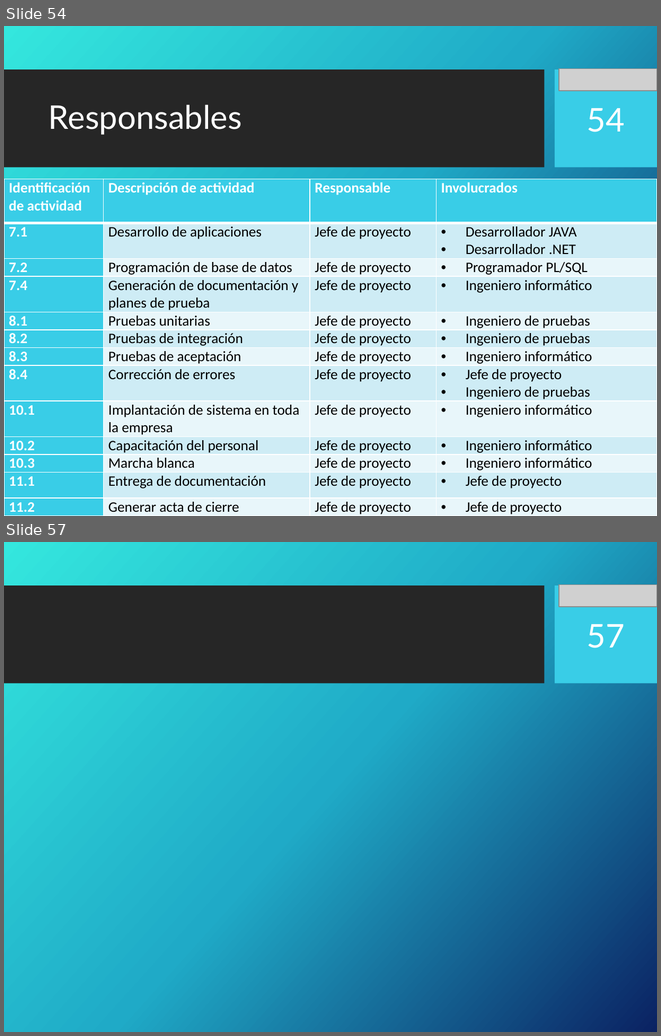
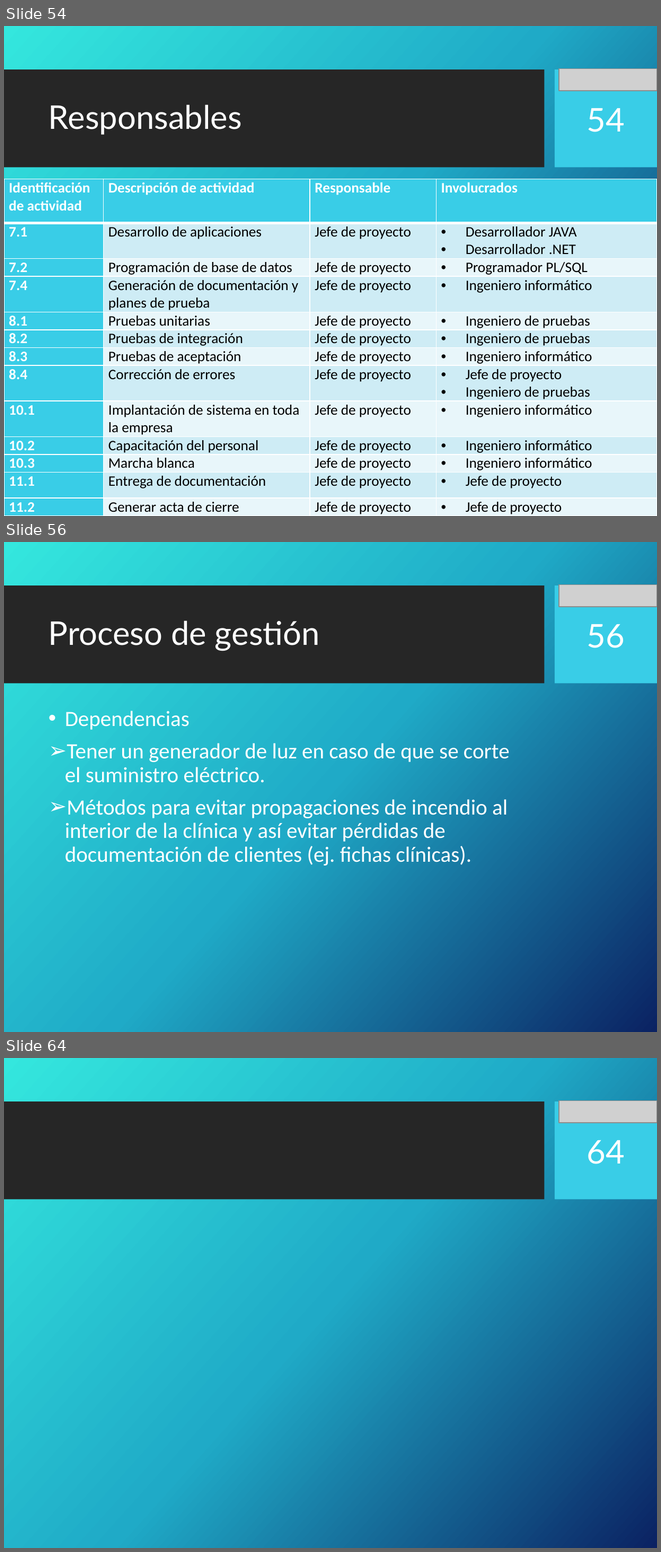
Before and after one commit to portafolio2016/hipocrates, a slide deck: docs/plan-de-proyecto/ppt-iteracion1.pptx. Shown one above the other, each under a label of ours: slides 54 and 57 before the commit, slides 54, 56 and 64 after it; the slides between them are not shown. The pictures are 661x1036 and 661x1552 pixels, drawn with LibreOffice and Linux fonts; fonts in the diff are those of the drawing; grey boxes stand for pictures; background and template pictures are left out. Boxes give left, top, right and bottom in pixels: in the first picture for what was removed or moved away, otherwise in the second. Text is boxed around its words. In the diff, an @@ line names an element or a change of style, - is before the commit and + after.

Commit message:
Agregado procesos de gestion  y gestion de riesgos

```diff
--- a/docs/plan-de-proyecto/ppt-iteracion1.pptx
+++ b/docs/plan-de-proyecto/ppt-iteracion1.pptx
@@ slide 56 added at [4, 542, 657, 1032], background picture (left out); not listed: 2 template elements that a slide beside it also shows @@
@@ picture added at [559, 585, 657, 607] @@
@@ title added at [49, 620, 320, 651], 36 pt, text #FFFFFF @@
+Proceso de gestión
@@ page number added at [587, 624, 625, 648], 36 pt, text #FFFFFF @@
+56
@@ text added at [65, 711, 510, 865], 24 pt, text #FFFFFF @@
+• Dependencias
+➢ Tener un generador de luz en caso de que se corte el suministro eléctrico.
+➢ Métodos para evitar propagaciones de incendio al interior de la clínica y así evitar pérdidas de documentación de clientes (ej. fichas clínicas).
@@ what was slide 57 is now slide 64 @@
@@ page number at [587, 1140, 625, 1164]: text changed @@
-57
+64
```
Also in this commit, not shown: 2 slides changed, 8 other slides added, 2 slides removed.
